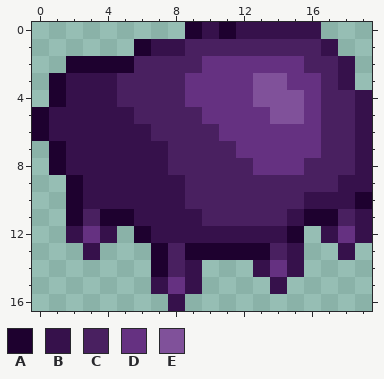
Pixel-art sprite: Items/Materials/DarkSludge.png. Above is the file before it was changed.
The file is 40x34 pixels, drawn in blocks of 2x2; one block is one cell here.
Palette (. is transparent): A #1e012f  B #36114b  C #492060  D #653181  E #80519a
Pixels before, first column x 0:
 0 .........ABABBBBB...
 1 ......ABBCCCCCCCCB..
 2 ..AAAACCCCDDDDDDCCB.
 3 .ABBBCCCCDDDDEEDDCB.
 4 .ABBBCCCCDDDDEEEDCCB
 5 ABBBBBCCCCDDDDEEDCCB
 6 ABBBBBBCCCCDDDDDDCCB
 7 .ABBBBBBCCCCDDDDDCCB
 8 .ABBBBBBCCCCCDDDCCCB
 9 ..ABBBBBBCCCCCCCCCBB
10 ..ABBBBBBCCCCCCCBBBA
11 ..ACAABBBBCCCCCBAACB
12 ..BDB.ABBBBBBBBA.BDB
13 ...B...ACAAAAACB..B.
14 .......ACB...BDB....
15 .......BDB....B.....
16 ........B...........
And afterwards:
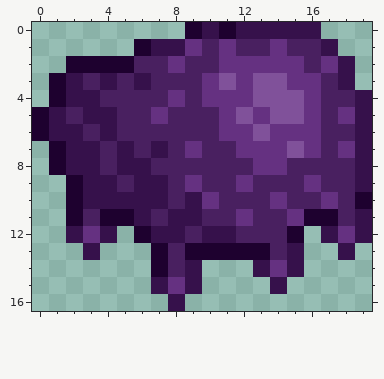
The exact change:
y 1: x 9 C -> D; x 11 C -> D; x 14 C -> D
y 2: x 8 C -> D; x 10 D -> C; x 17 C -> D
y 3: x 3 B -> C; x 6 C -> B; x 9 D -> C; x 11 D -> E
y 4: x 4 B -> C; x 8..9 CD -> DC
y 5: x 2 B -> C; x 5 B -> C; x 7 C -> D; x 10 D -> C; x 12 D -> E; x 18 C -> D
y 6: x 3 B -> C; x 5..6 BB -> CC; x 13 D -> E
y 7: x 4 B -> C; x 6 B -> C; x 9 C -> D; x 15 D -> E; x 18 C -> D
y 8: x 4 B -> C; x 7 B -> C; x 15 D -> C
y 9: x 5 B -> C; x 8..9 BC -> CD; x 12 C -> D; x 16 C -> D; x 18 B -> C
y 10: x 8..10 BCC -> CBD; x 14 C -> D; x 16..18 BBB -> CDC
y 11: x 7 B -> C; x 12 C -> D; x 15 B -> D
y 12: x 9 B -> C; x 12..14 BBB -> CCC
